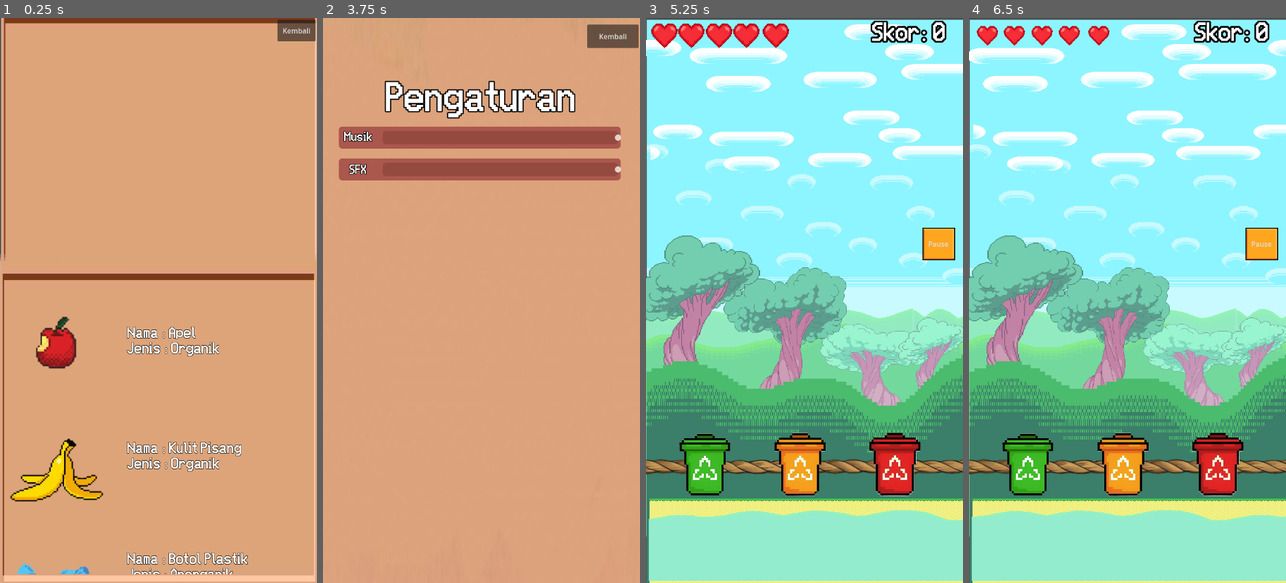
Above: before the commit, frames 1-4 (left to right).
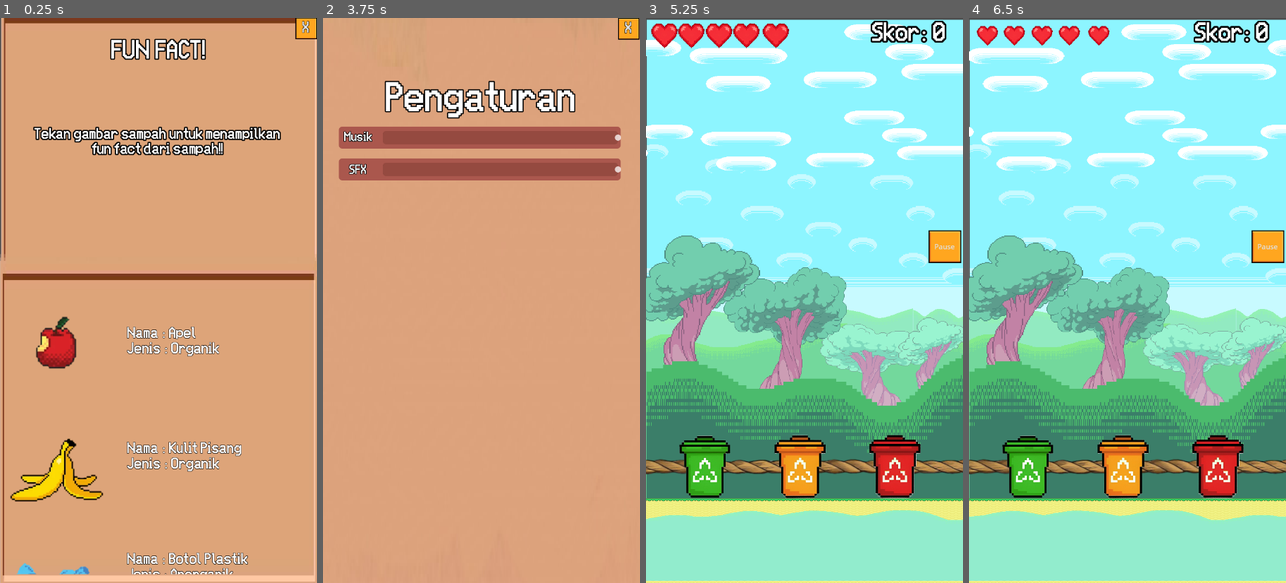
Above: after the commit, the same moments.

Repository: RaFYWStud/Project_GameDev
Game: Godot game, scene res://Scenes/almanac.tscn
Same seed, same stepped clock (60 frames per second), same inputs: the game is played once before the commit and once after it. This scene is started directly instead of the project's main scene.
Inputs (mouse positions are in pixels of both pictures, inside the frame that each line leads up to):
- Up to frame 1 (0.25 s): no input
- Up to frame 2 (3.75 s): click (386, 340) at 0.5 s; click (386, 458) at 1.25 s; click (386, 566) at 2 s; click (620, 29) at 2.75 s, where only the run before the commit has a clickable "Kembali"; click "Pengaturan" at 3.5 s
- Up to frame 3 (5.25 s): click "Kembali" (after the commit: "X") at 4.25 s; click "Main" at 5 s
- Up to frame 4 (6.5 s): move the mouse to (1197, 272) at 5.77 s; click (1197, 272) at 5.92 s

The runs differ from the first frame. In frame 1, 3.6% of the frame differs, in the area x 10-100%, y 0-25%; in frame 2, 0.8%; in frame 3, 3.9%, in the area x 0-100%, y 16-100%; in frame 4, 3.9%.

Commit message:
Revisi beberapa tampilan UI

Diff:
--- a/Scenes/almanac.gd
+++ b/Scenes/almanac.gd
@@ -6,74 +6,86 @@
 @onready var can_label = get_node("/root/Almanac/FunFact/canfunfact")
 @onready var battery_label = get_node("/root/Almanac/FunFact/batteryfunfact") # Perbaikan nama
 @onready var poison_label = get_node("/root/Almanac/FunFact/poisonfunfact")
-
-
+@onready var knowledge_label = $KnowledgeLabel
 
 # Called when the node enters the scene tree for the first time.
 func _ready() -> void:
 	pass # Replace with function body.
 
 
-func _on_back_button_pressed() -> void:
-	get_tree().change_scene_to_file("res://Scenes/MainMenu.tscn")
-
-
 func _on_Apple_pressed():
+	$Audio/ButtonPressed.play()
 	apple_label.visible = false
 	banana_label.visible = false
 	waterbottle_label.visible = false
 	can_label.visible = false
 	battery_label.visible = false
 	poison_label.visible = false
+	knowledge_label.visible = false
 
 	apple_label.visible = not apple_label.visible
 
 func _on_Banan_pressed():
+	$Audio/ButtonPressed.play()
 	apple_label.visible = false
 	banana_label.visible = false
 	waterbottle_label.visible = false
 	can_label.visible = false
 	battery_label.visible = false
 	poison_label.visible = false
+	knowledge_label.visible = false
 
 	banana_label.visible = not banana_label.visible
 
 func _on_WaterBottle_pressed():
+	$Audio/ButtonPressed.play()
 	apple_label.visible = false
 	banana_label.visible = false
 	waterbottle_label.visible = false
 	can_label.visible = false
 	battery_label.visible = false
 	poison_label.visible = false
+	knowledge_label.visible = false
 
 	waterbottle_label.visible = not waterbottle_label.visible
 
 func _on_Can_pressed():
+	$Audio/ButtonPressed.play()
 	apple_label.visible = false
 	banana_label.visible = false
 	waterbottle_label.visible = false
 	can_label.visible = false
 	battery_label.visible = false
 	poison_label.visible = false
+	knowledge_label.visible = false
 
 	can_label.visible = not battery_label.visible
 
 func _on_Battery_pressed():
+	$Audio/ButtonPressed.play()
 	apple_label.visible = false
 	banana_label.visible = false
 	waterbottle_label.visible = false
 	can_label.visible = false
 	battery_label.visible = false
 	poison_label.visible = false
+	knowledge_label.visible = false
 
 	battery_label.visible = not battery_label.visible
 
 func _on_Poison_pressed():
+	$Audio/ButtonPressed.play()
 	apple_label.visible = false
 	banana_label.visible = false
 	waterbottle_label.visible = false
 	can_label.visible = false
 	battery_label.visible = false
 	poison_label.visible = false
+	knowledge_label.visible = false
 
 	poison_label.visible = not poison_label.visible
+
+
+func _on_back_button_2_pressed() -> void:
+	$Audio/ButtonPressed.play()
+	get_tree().change_scene_to_file("res://Scenes/MainMenu.tscn")
--- a/Scenes/almanac.tscn
+++ b/Scenes/almanac.tscn
@@ -10,6 +10,9 @@
 [ext_resource type="Texture2D" uid="uid://chj151olw1v7h" path="res://Assets/ManualAsset/Trash/Can.png" id="3_us6wi"]
 [ext_resource type="Texture2D" uid="uid://beauo4ecnfg8b" path="res://Assets/ManualAsset/Trash/Bottle.png" id="4_ifej6"]
 [ext_resource type="Texture2D" uid="uid://ctikjnl3hhfdy" path="res://Assets/ManualAsset/Trash/Battery.png" id="5_pjqj1"]
+[ext_resource type="AudioStream" uid="uid://drvl6pqe5nfm8" path="res://Assets/AssetsLittleRunmo/8_Music_Sound Effects/Music/The Gastral Giveaway.mp3" id="11_vkkcx"]
+[ext_resource type="AudioStream" uid="uid://cbilc72herfro" path="res://Assets/AssetsLittleRunmo/8_Music_Sound Effects/Button_Press_Sound.wav" id="12_cl2ep"]
+[ext_resource type="Texture2D" uid="uid://dayb1bn58dqy4" path="res://Assets/ManualAsset/UI_Flat_FrameSlot03a.png" id="13_s2yd2"]
 
 [node name="Almanac" type="Control"]
 texture_filter = 1
@@ -275,20 +278,69 @@
 
 [node name="Scroll Background2" type="Sprite2D" parent="."]
 z_index = 1
-position = Vector2(364, 279.5)
-scale = Vector2(1.02539, 6.07895)
+position = Vector2(364.25, 279.5)
+scale = Vector2(1.02468, 6.07895)
 texture = ExtResource("1_68f5j")
-metadata/_edit_lock_ = true
-
-[node name="BackButton" type="Button" parent="."]
-z_index = 10
+
+[node name="KnowledgeLabel" type="Label" parent="."]
+z_index = 5
 layout_mode = 0
-offset_left = 630.0
-offset_top = 4.0
-offset_right = 717.0
-offset_bottom = 53.0
-text = "Kembali"
-metadata/_edit_lock_ = true
+offset_left = 20.0
+offset_top = 21.0
+offset_right = 696.0
+offset_bottom = 543.0
+theme_override_constants/outline_size = 10
+theme_override_fonts/font = ExtResource("2_pa56i")
+theme_override_font_sizes/font_size = 30
+text = "Tekan gambar sampah untuk menampilkan
+fun fact dari sampah!!"
+horizontal_alignment = 1
+vertical_alignment = 1
+
+[node name="FunFactLabel" type="Label" parent="."]
+z_index = 5
+layout_mode = 0
+offset_left = 23.0
+offset_top = -185.0
+offset_right = 699.0
+offset_bottom = 337.0
+theme_override_constants/outline_size = 10
+theme_override_fonts/font = ExtResource("2_pa56i")
+theme_override_font_sizes/font_size = 50
+text = "FUN FACT!
+"
+horizontal_alignment = 1
+vertical_alignment = 1
+
+[node name="Audio" type="Node" parent="."]
+
+[node name="BGM" type="AudioStreamPlayer" parent="Audio"]
+stream = ExtResource("11_vkkcx")
+autoplay = true
+bus = &"music"
+
+[node name="ButtonPressed" type="AudioStreamPlayer" parent="Audio"]
+stream = ExtResource("12_cl2ep")
+bus = &"sfx"
+
+[node name="BackButton2" type="Button" parent="."]
+z_index = 5
+texture_filter = 1
+layout_mode = 0
+offset_left = 664.0
+offset_top = -5.0
+offset_right = 727.0
+offset_bottom = 52.0
+focus_mode = 0
+theme_override_colors/font_outline_color = Color(0, 0, 0, 1)
+theme_override_constants/outline_size = 3
+theme_override_fonts/font = ExtResource("2_pa56i")
+theme_override_font_sizes/font_size = 30
+text = "X"
+icon = ExtResource("13_s2yd2")
+flat = true
+icon_alignment = 1
+expand_icon = true
 
 [connection signal="pressed" from="ScrollContainer/GridContainer/Apple" to="." method="_on_Apple_pressed"]
 [connection signal="pressed" from="ScrollContainer/GridContainer/BananSkin" to="." method="_on_Banan_pressed"]
@@ -296,4 +348,4 @@
 [connection signal="pressed" from="ScrollContainer/GridContainer/Can" to="." method="_on_Can_pressed"]
 [connection signal="pressed" from="ScrollContainer/GridContainer/Battery" to="." method="_on_Battery_pressed"]
 [connection signal="pressed" from="ScrollContainer/GridContainer/Poison" to="." method="_on_Poison_pressed"]
-[connection signal="pressed" from="BackButton" to="." method="_on_back_button_pressed"]
+[connection signal="pressed" from="BackButton2" to="." method="_on_back_button_2_pressed"]
--- a/Scenes/main.tscn
+++ b/Scenes/main.tscn
@@ -139,8 +139,8 @@
 [node name="Cloud1" type="Sprite2D" parent="Background"]
 texture_repeat = 2
 material = SubResource("ShaderMaterial_6os7s")
-position = Vector2(8.39233e-05, -130)
-scale = Vector2(0.978261, 0.454545)
+position = Vector2(-3.42393, -130)
+scale = Vector2(1.04756, 0.454545)
 texture = ExtResource("6_ostr8")
 metadata/_edit_lock_ = true
 
@@ -196,8 +196,9 @@
 texture_filter = 1
 texture_repeat = 2
 material = SubResource("ShaderMaterial_7wl36")
+position = Vector2(-4.5004, 0)
+scale = Vector2(1.0125, 1)
 texture = ExtResource("4_rxpip")
-metadata/_edit_lock_ = true
 
 [node name="CollisionShape2D" type="CollisionShape2D" parent="WaterArea"]
 light_mask = 512
@@ -211,6 +212,7 @@
 z_index = 1
 tile_set = ExtResource("8_mwq4u")
 format = 2
+layer_0/tile_data = PackedInt32Array(1900521, 0, 0, 1966057, 0, 1, 2031593, 0, 1, 2097129, 0, 1, 2162665, 0, 1, 2228201, 0, 1, 2293737, 0, 1, 2359273, 0, 1, 2424809, 0, 1, 2490345, 0, 1, 2555881, 0, 1, 2621417, 0, 1)
 metadata/_edit_lock_ = true
 
 [node name="Layer1" type="TileMapLayer" parent="TileMap"]
@@ -220,6 +222,7 @@
 metadata/_edit_lock_ = true
 
 [node name="TrashBinGroup" type="Node2D" parent="."]
+position = Vector2(0, 5)
 scale = Vector2(0.05, 0.05)
 script = ExtResource("14_w1oql")
 
@@ -323,10 +326,11 @@
 
 [node name="Pause_Play" type="Button" parent="."]
 z_index = 16
-offset_left = 264.0
-offset_top = -170.0
-offset_right = 346.0
-offset_bottom = -86.0
+offset_left = 278.0
+offset_top = -164.0
+offset_right = 360.0
+offset_bottom = -80.0
+focus_mode = 0
 theme_type_variation = &"FlatButton"
 toggle_mode = true
 icon = ExtResource("27_7y4js")
@@ -337,10 +341,11 @@
 [node name="Retry" type="Button" parent="."]
 visible = false
 z_index = 16
-offset_left = 264.0
-offset_top = -56.0
-offset_right = 346.0
-offset_bottom = 28.0
+offset_left = 278.0
+offset_top = -62.0
+offset_right = 360.0
+offset_bottom = 22.0
+focus_mode = 0
 theme_type_variation = &"FlatButton"
 icon = ExtResource("27_7y4js")
 icon_alignment = 1
--- a/Scenes/setting.tscn
+++ b/Scenes/setting.tscn
@@ -1,8 +1,9 @@
-[gd_scene load_steps=8 format=3 uid="uid://bg404qpxekuxj"]
+[gd_scene load_steps=9 format=3 uid="uid://bg404qpxekuxj"]
 
 [ext_resource type="Script" path="res://Scenes/music_scroll_bar.gd" id="1_3ne5c"]
 [ext_resource type="Script" path="res://Scenes/setting.gd" id="1_a766d"]
 [ext_resource type="Texture2D" uid="uid://bp0d5r7lbigjj" path="res://Assets/ManualAsset/Buttons/ButtonsBackground.png" id="3_exmgl"]
+[ext_resource type="Texture2D" uid="uid://dayb1bn58dqy4" path="res://Assets/ManualAsset/UI_Flat_FrameSlot03a.png" id="4_onwpg"]
 [ext_resource type="FontFile" uid="uid://c6iy4fydtc4b0" path="res://Assets/ManualAsset/Fonts/easvhs.ttf" id="4_p7hs0"]
 [ext_resource type="AudioStream" uid="uid://cbilc72herfro" path="res://Assets/AssetsLittleRunmo/8_Music_Sound Effects/Button_Press_Sound.wav" id="5_ddojn"]
 
@@ -103,12 +104,22 @@
 vertical_alignment = 1
 
 [node name="BackButton" type="Button" parent="."]
+texture_filter = 1
 layout_mode = 0
-offset_left = 600.0
-offset_top = 15.0
-offset_right = 717.0
-offset_bottom = 68.0
-text = "Kembali"
+offset_left = 663.0
+offset_top = -4.0
+offset_right = 726.0
+offset_bottom = 53.0
+focus_mode = 0
+theme_override_colors/font_outline_color = Color(0, 0, 0, 1)
+theme_override_constants/outline_size = 3
+theme_override_fonts/font = ExtResource("4_p7hs0")
+theme_override_font_sizes/font_size = 30
+text = "X"
+icon = ExtResource("4_onwpg")
+flat = true
+icon_alignment = 1
+expand_icon = true
 
 [node name="BackGround" type="Sprite2D" parent="."]
 z_index = -1
Not shown: 1 places in Scenes/almanac.tscn that only renumber resources
